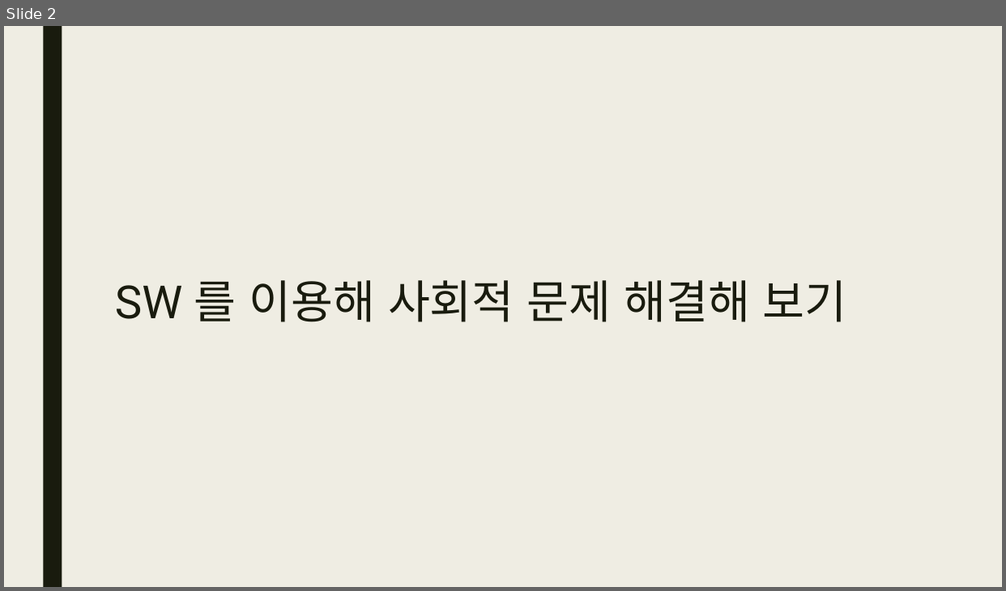
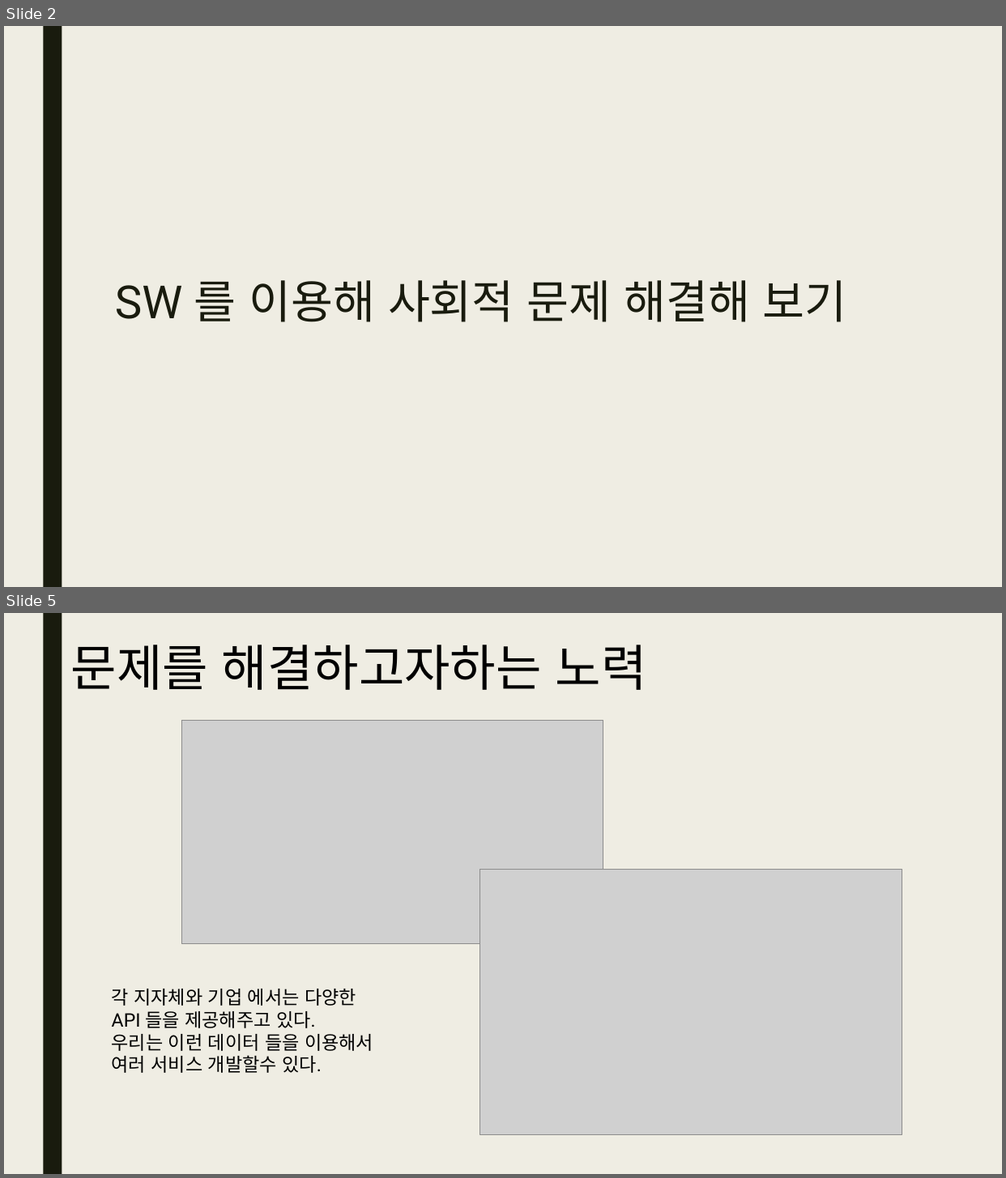
Before and after one commit to gomtings/JeoninHighSchool, a slide deck: 수업교제/python_calss7.pptx. Shown one above the other, each under a label of ours: slide 2 before the commit, slides 2 and 5 after it; the slides between them are not shown. The pictures are 1006x591 and 1006x1178 pixels, drawn with LibreOffice and Linux fonts; fonts in the diff are those of the drawing; grey boxes stand for pictures. Boxes give left, top, right and bottom in pixels: in the first picture for what was removed or moved away, otherwise in the second. Text is boxed around its words. In the diff, an @@ line names an element or a change of style, - is before the commit and + after.

Commit message:
class 7 update
SW로 사회적 문제를 해결하고자 하는 노력. 그리고 예

```diff
--- a/수업교제/python_calss7.pptx
+++ b/수업교제/python_calss7.pptx
@@ slide 5 added at (x1=4, y1=613, x2=1002, y2=1174), background #EFEDE3; not listed: 1 template element that a slide beside it also shows @@
@@ text added at (x1=71, y1=645, x2=647, y2=690), 47.8 pt, text #000000 @@
+문제를 해결하고자하는 노력
@@ picture added at (x1=181, y1=720, x2=603, y2=944) @@
@@ picture added at (x1=480, y1=869, x2=902, y2=1135) @@
@@ text added at (x1=112, y1=989, x2=373, y2=1073), 18 pt, text #000000 @@
+각 지자체와 기업 에서는 다양한
+API 들을 제공해주고 있다.
+우리는 이런 데이터 들을 이용해서
+여러 서비스 개발할수 있다.
```
Also in this commit, not shown: 2 slides changed, 2 other slides added, 1 slide removed.
